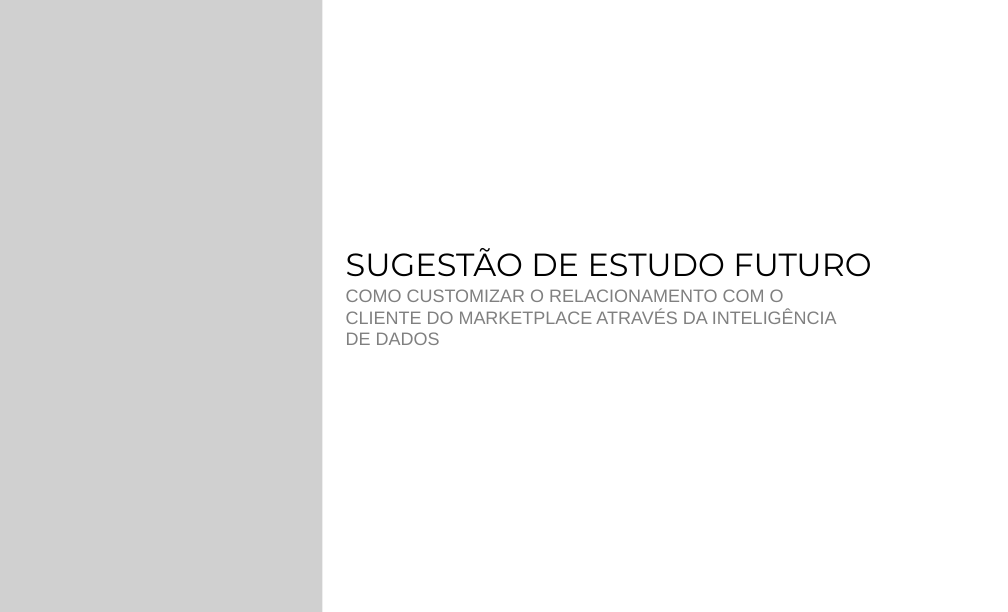
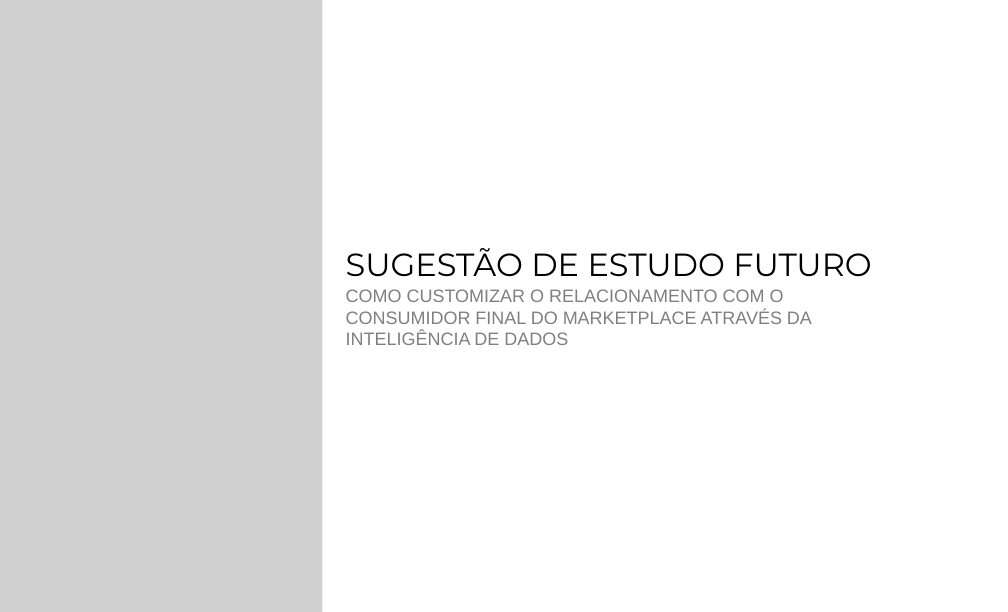
Before and after one commit to AndreBertollo/Desafio-Mercado-Livre, a slide deck: slide 18 of Apresentação/Estudo de Mercado - Aderência Meli Mercado Argentino.pptx. Drawn at 1008x612 pixels with LibreOffice and Linux fonts; fonts in the diff are those of the drawing; grey boxes stand for pictures. Boxes give left, top, right and bottom in pixels: in the first picture for what was removed or moved away, otherwise in the second. Text is boxed around its words. In the diff, an @@ line names an element or a change of style, - is before the commit and + after.

```diff
--- a/Apresentação/Estudo de Mercado - Aderência Meli Mercado Argentino.pptx
+++ b/Apresentação/Estudo de Mercado - Aderência Meli Mercado Argentino.pptx
@@ text at bbox=[346, 289, 812, 345]: text changed @@
-COMO CUSTOMIZAR O RELACIONAMENTO COM O CLIENTE DO MARKETPLACE ATRAVÉS DA INTELIGÊNCIA DE DADOS
+COMO CUSTOMIZAR O RELACIONAMENTO COM O CONSUMIDOR FINAL DO MARKETPLACE ATRAVÉS DA INTELIGÊNCIA DE DADOS
```
Also in this commit, not shown: 18 other slides changed, 1 other file.
